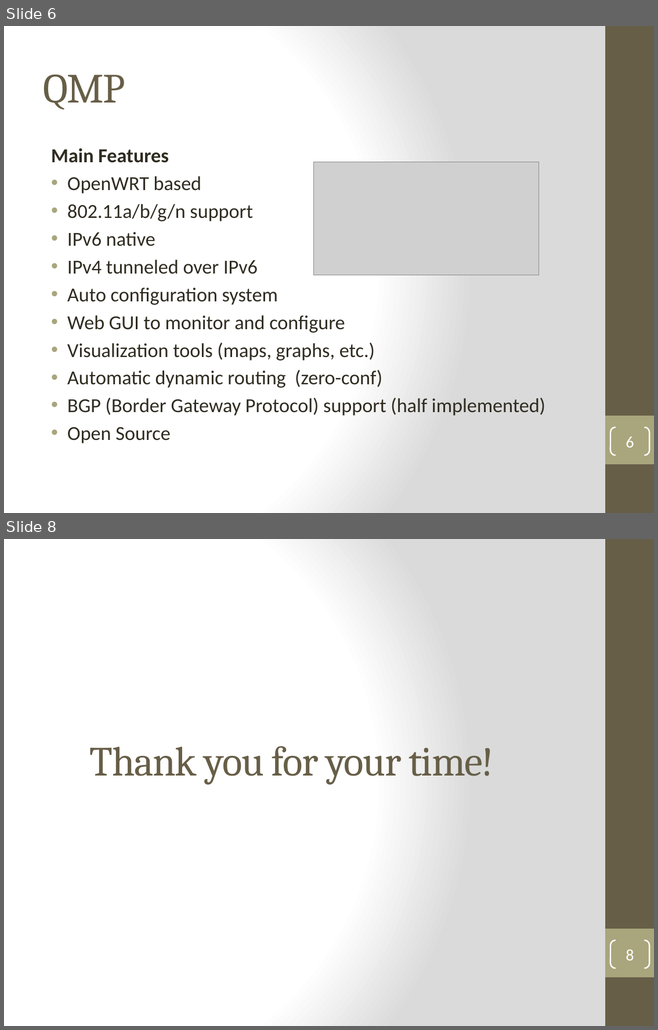
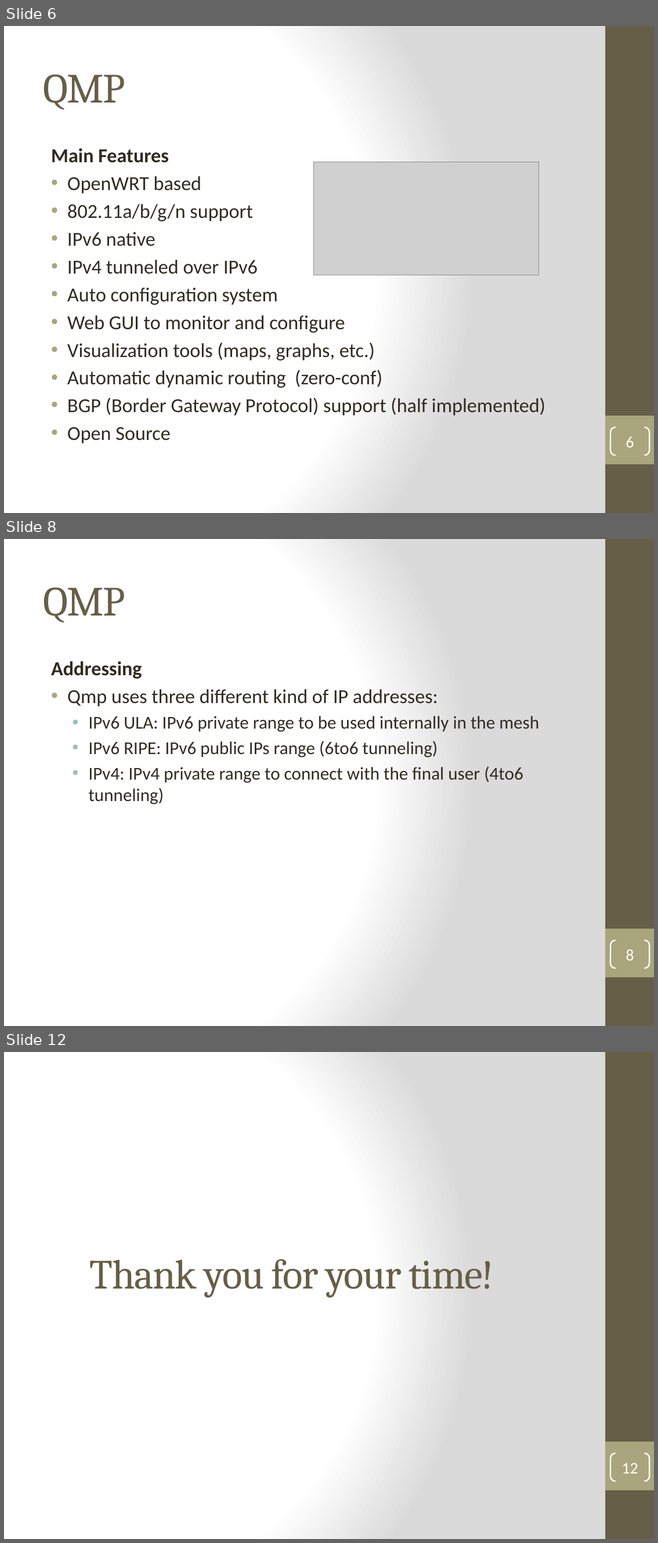
Before and after one commit to ferry91/MobileNode-TFG, a slide deck: Presentation-demo/MN_QMP_Demo.pptx. Shown one above the other, each under a label of ours: slides 6 and 8 before the commit, slides 6, 8 and 12 after it; the slides between them are not shown. The pictures are 658x1030 and 658x1543 pixels, drawn with LibreOffice and Linux fonts; fonts in the diff are those of the drawing; grey boxes stand for pictures. Boxes give left, top, right and bottom in pixels: in the first picture for what was removed or moved away, otherwise in the second. Text is boxed around its words. In the diff, an @@ line names an element or a change of style, - is before the commit and + after.

```diff
--- a/Presentation-demo/MN_QMP_Demo.pptx
+++ b/Presentation-demo/MN_QMP_Demo.pptx
@@ slide 8 added at (4, 539, 654, 1026), background gradient #FFFFFF to #DADADA; not listed: 2 template elements that a slide beside it also shows @@
@@ title added at (43, 587, 125, 623), 46 pt, text #675E47 @@
+QMP
@@ text added at (51, 661, 539, 805), 20 pt, text #2F2B20 @@
+Addressing
+• Qmp uses three different kind of IP addresses:
+  • IPv6 ULA: IPv6 private range to be used internally in the mesh
+  • IPv6 RIPE: IPv6 public IPs range (6to6 tunneling)
+  • IPv4: IPv4 private range to connect with the final user (4to6 tunneling)
@@ page number added at (610, 940, 649, 968), outline #FFFFFF 1.5 pt, 18 pt, text #FFFFFF @@
+8
@@ what was slide 8 is now slide 12 @@
@@ page number at (621, 1463, 637, 1474): text changed @@
-8
+12
```
Also in this commit, not shown: 1 slide changed, 4 other slides added, 1 slide removed, 1 other file.
